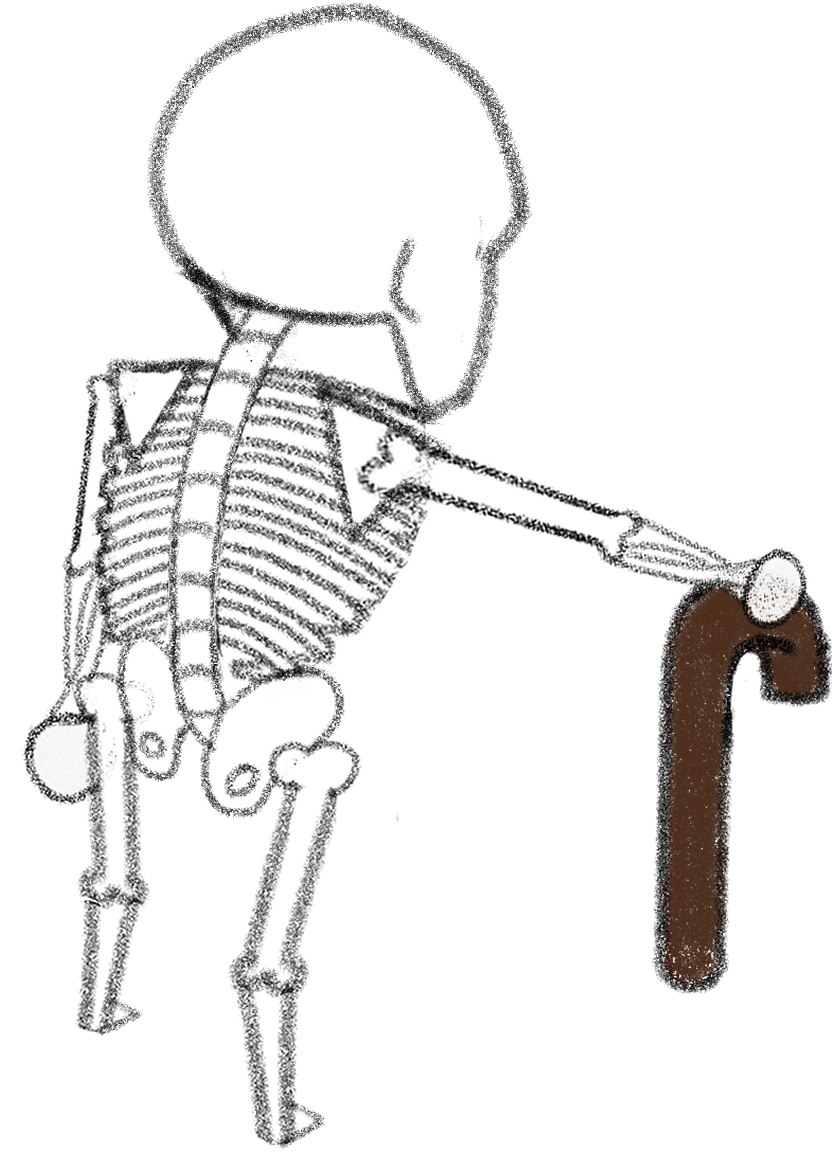
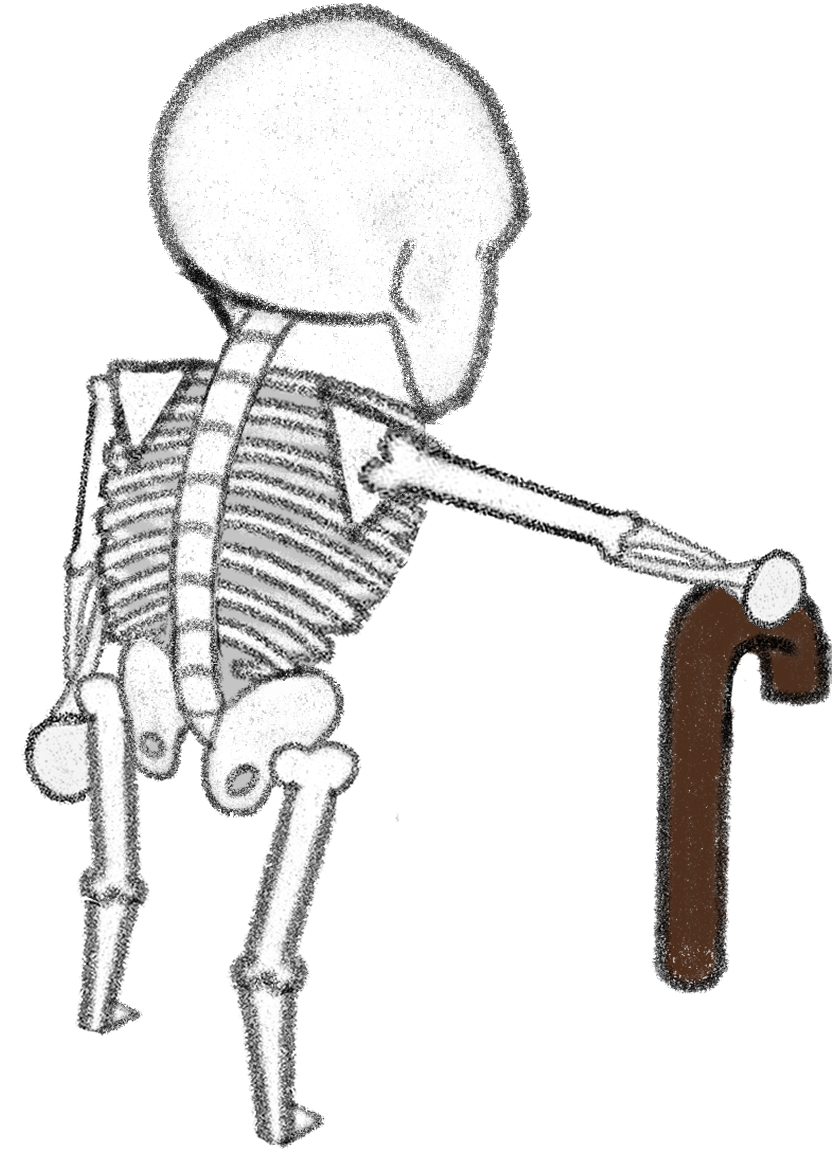
The second 832×1176 image is a revision of the first. Changes to its layers:
painted on "0_diagarribader_brazoder" over box(356, 426, 808, 630)
painted on "1_diagarribader_brazoder" over box(228, 739, 398, 1149)
painted on "2_diagarribader_cuerpo" over box(90, 308, 453, 818)
painted on "3_diagarribader_cabeza" over box(147, 3, 532, 425)
painted on "4_diagarribader_piernaizq" over box(29, 672, 155, 1036)
painted on "5_diagarribader_brazoizq" over box(22, 369, 139, 805)
painted on "6_diagarribader_baston" over box(652, 565, 832, 993)
